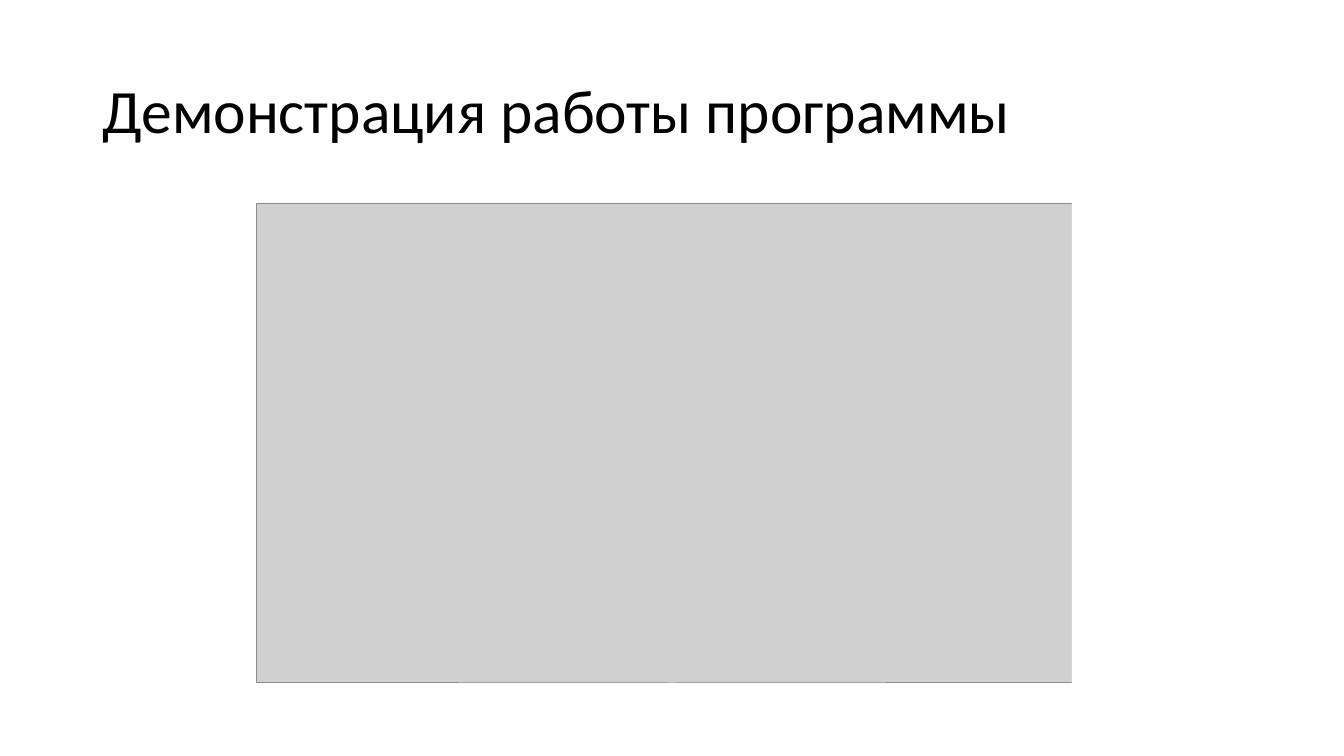
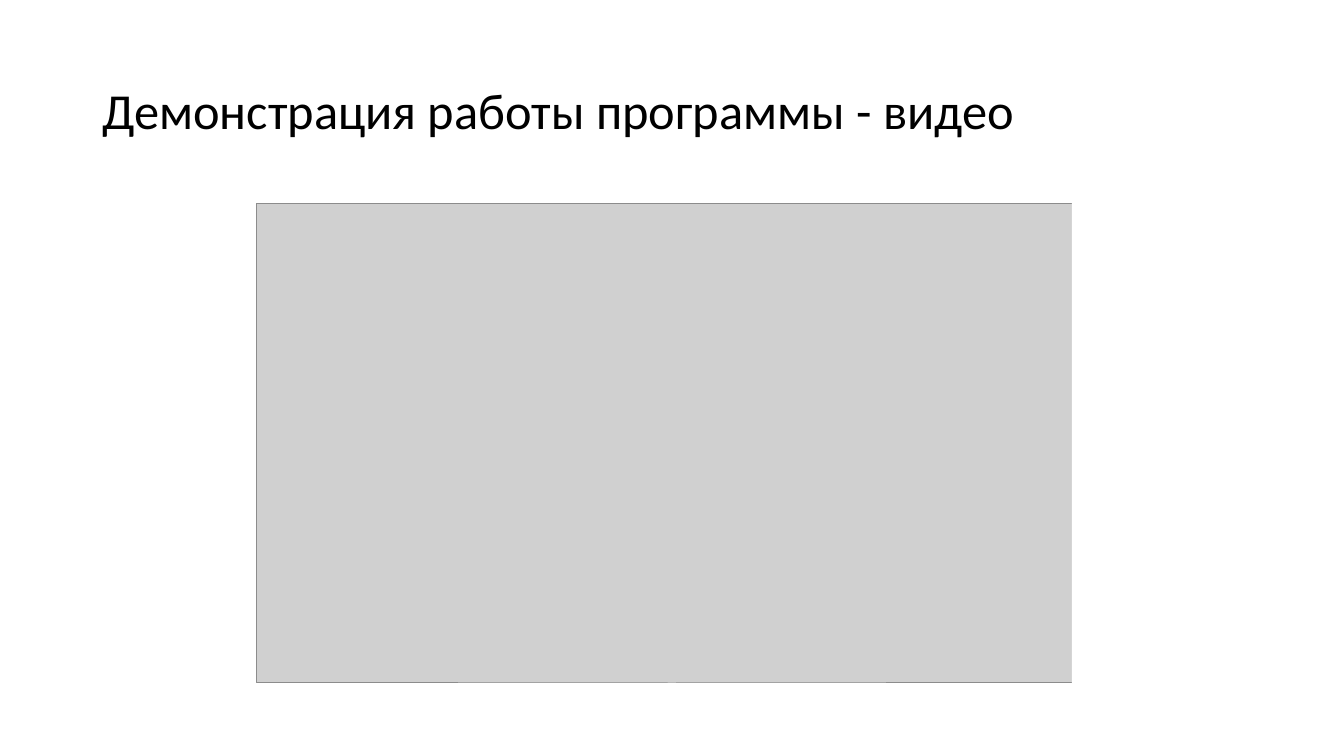
Before and after one commit to vladstarikov88/diploma, a slide deck: slide 6 of presentation.pptx (slide 14 before the commit). Drawn at 1344x756 pixels with LibreOffice and Linux fonts; fonts in the diff are those of the drawing; grey boxes stand for pictures. Boxes give left, top, right and bottom in pixels: in the first picture for what was removed or moved away, otherwise in the second. Text is boxed around its words. In the diff, an @@ line names an element or a change of style, - is before the commit and + after.

```diff
--- a/presentation.pptx
+++ b/presentation.pptx
@@ title at box(102, 94, 1014, 138): text changed; size 44 to 36 pt @@
-Демонстрация работы программы
+Демонстрация работы программы - видео
```
Also in this commit, not shown: 8 other slides changed, 1 slide added, 10 slides removed, 3 other files.
